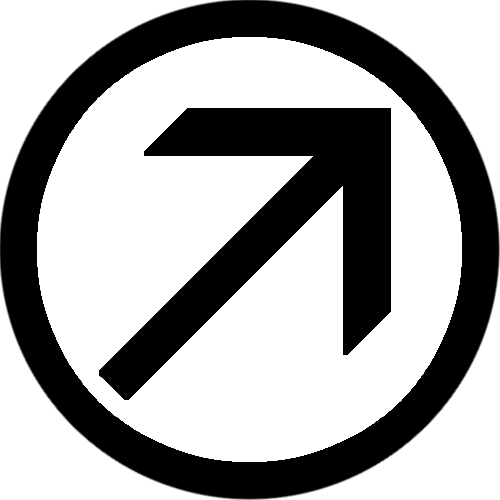
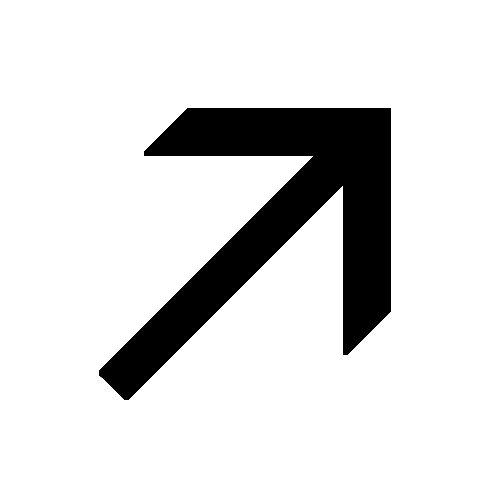
Layered file, before and after one edit (500x500). Changes by layer:
removed layer "right_up.png" over (x1=0, y1=0, x2=500, y2=500)
